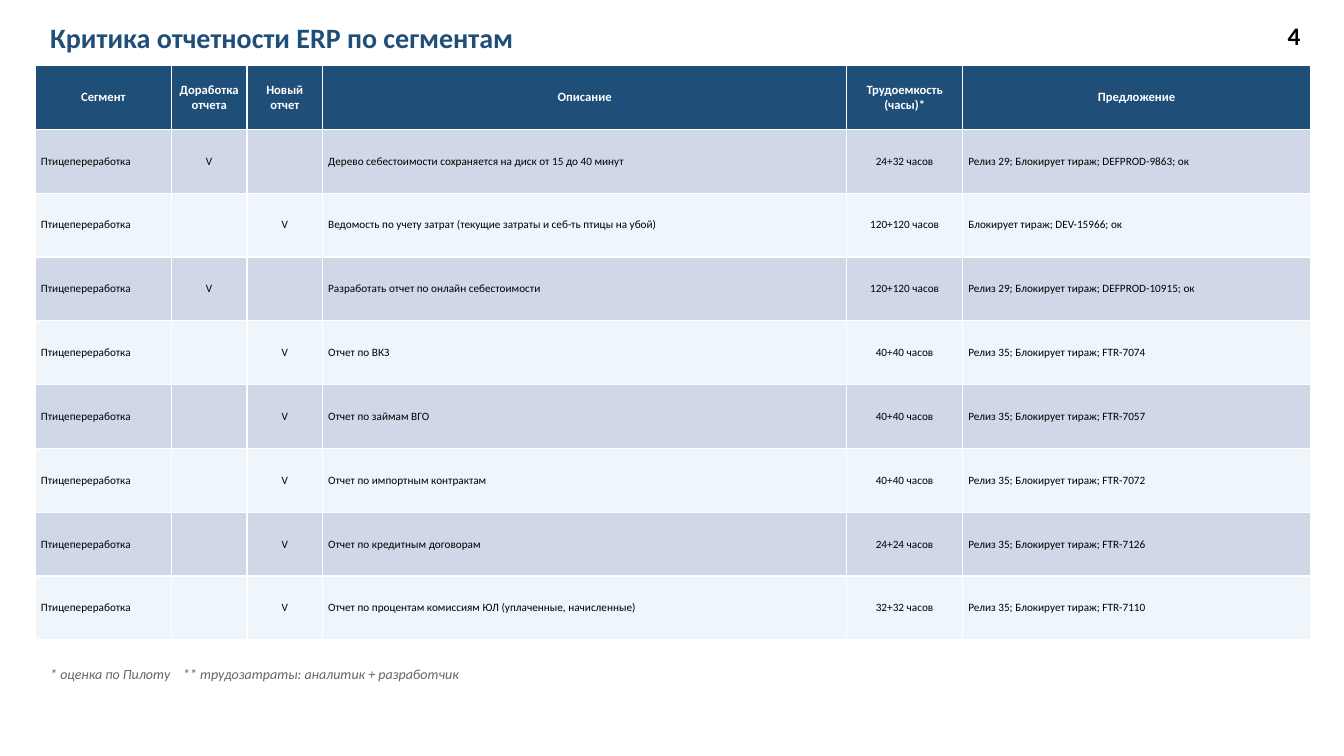
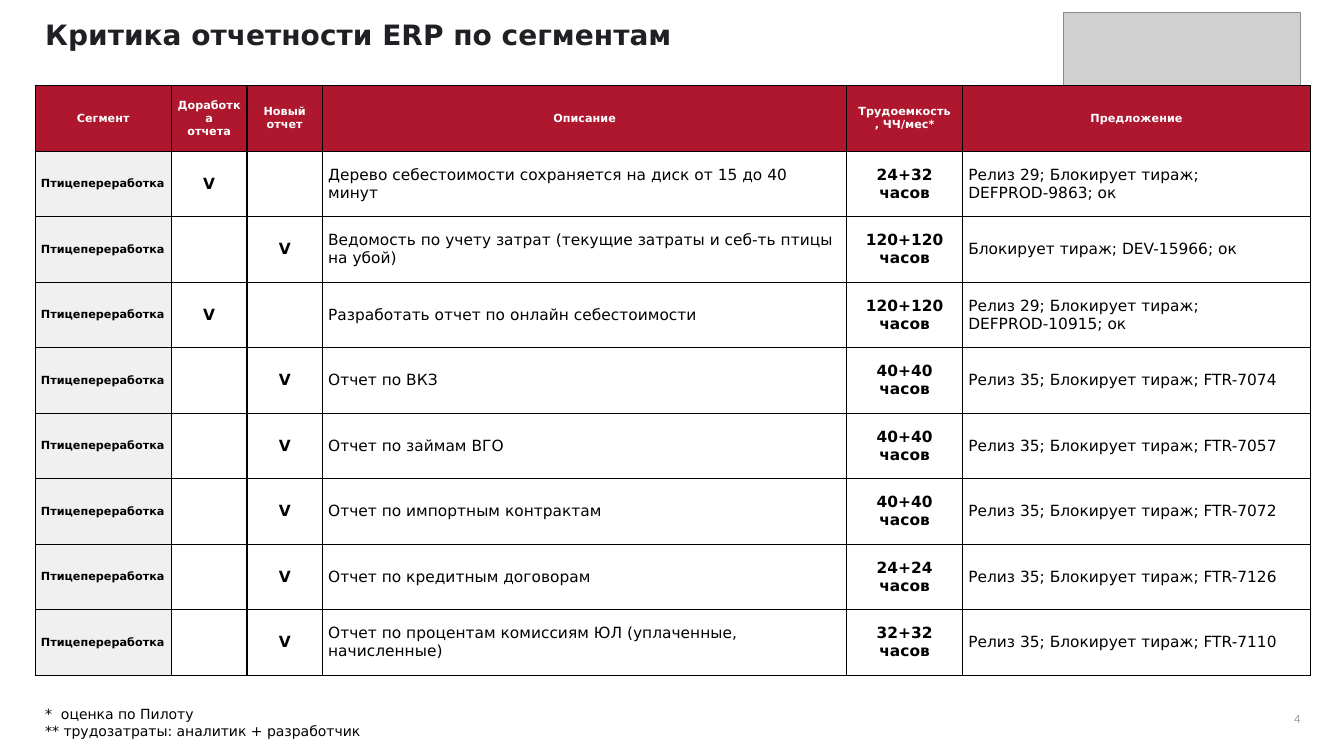
Before and after one commit to sokrat-in-me/pptx, a slide deck: slide 5 of Критика_отчетности_ERP_по_сегментам.pptx. Drawn at 1344x756 pixels with LibreOffice and Linux fonts; fonts in the diff are those of the drawing; grey boxes stand for pictures. Boxes give left, top, right and bottom in pixels: in the first picture for what was removed or moved away, otherwise in the second. Text is boxed around its words. In the diff, an @@ line names an element or a change of style, - is before the commit and + after.

```diff
--- a/Критика_отчетности_ERP_по_сегментам.pptx
+++ b/Критика_отчетности_ERP_по_сегментам.pptx
@@ text "Критика отчетности ERP по сегментам" at bbox=[45, 24, 672, 51]: font Calibri to DejaVu Sans, text colour #1F4E79 to #1E2024 @@
@@ picture added at bbox=[1064, 12, 1301, 100] @@
@@ table at bbox=[35, 86, 1311, 676] @@
-row 1, column 5: Трудоемкость / (часы)*
+row 1, column 5: Трудоемкость / , ЧЧ/мес*
@@ fill #1F4E79 to #AE172D in row 1 @@
@@ fill #D0D8E8 to #F0F0F0 in 4 cells @@
@@ fill #D0D8E8 to #FFFFFF in 20 cells @@
@@ fill #EEF5FB to #F0F0F0 in 4 cells @@
@@ fill #EEF5FB to #FFFFFF in 20 cells @@
@@ size 9 to 8 pt in "Сегмент", "Доработка", "отчета", "Новый" and 3 more places @@
@@ font Calibri to DejaVu Sans @@
@@ bold on in "Птицепереработка", "V", "24+32 часов", "Птицепереработка" and 20 more places @@
@@ size 8 to 11 pt in "V", "Дерево себестоимости сохраняется на диск от 15 ...", "24+32 часов", "Релиз 29; Блокирует тираж; DEFPROD-9863; ок" and 28 more places @@
@@ borders changed @@
@@ table: place and size @@
-table at bbox=[35, 66, 1311, 640]
+table at bbox=[35, 86, 1311, 676]
@@ text "* оценка по Пилоту ** ...": place and size @@
-text "* оценка по Пилоту ** ..." at bbox=[60, 669, 458, 682]
+text "* оценка по Пилоту ** ..." at bbox=[61, 708, 360, 739]
@@ text "* оценка по Пилоту ** ..." at bbox=[61, 708, 360, 739]: font Calibri to DejaVu Sans, text colour #666666 to #000000, italic off @@
@@ text "4": place and size @@
-text "4" at bbox=[1288, 28, 1301, 45]
+text "4" at bbox=[1294, 715, 1300, 723]
@@ text "4" at bbox=[1294, 715, 1300, 723]: size 18 to 9 pt, text colour #000000 to #9AA0A6, bold off @@
```
Also in this commit, not shown: 8 other slides changed, 3 other files.
